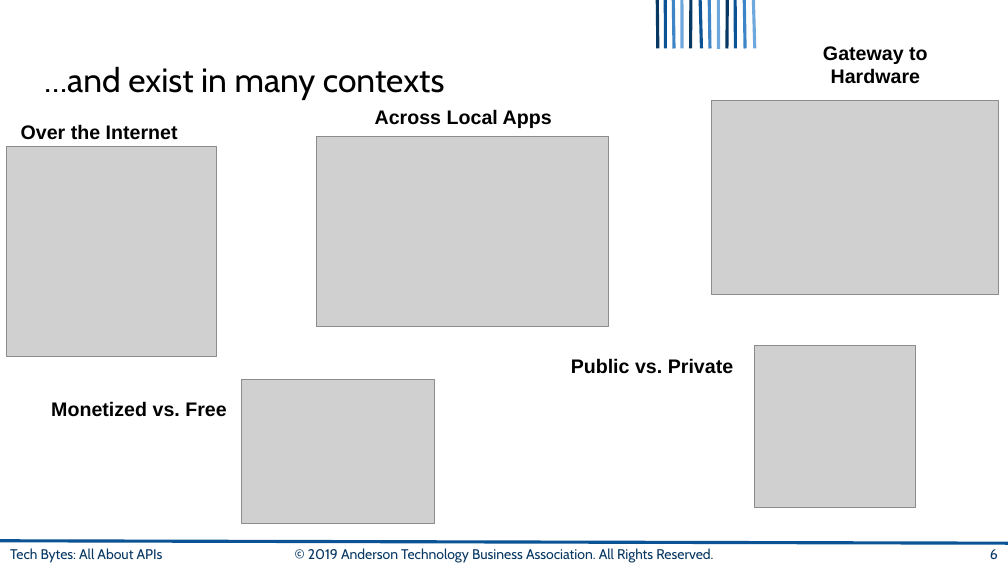
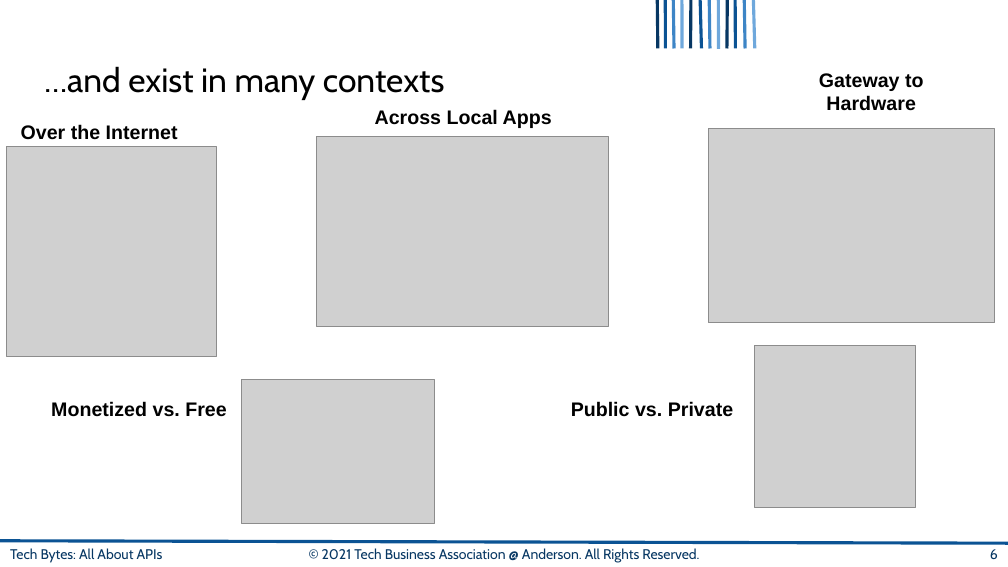
Before and after one commit to AnderTechClub/stock-market-wizard, a slide deck: slide 6 of intro-to-APIs.pptx. Drawn at 1008x567 pixels with LibreOffice and Linux fonts; fonts in the diff are those of the drawing; grey boxes stand for pictures; background and template pictures are left out. Boxes give left, top, right and bottom in pixels: in the first picture for what was removed or moved away, otherwise in the second. Text is boxed around its words. In the diff, an @@ line names an element or a change of style, - is before the commit and + after.

```diff
--- a/intro-to-APIs.pptx
+++ b/intro-to-APIs.pptx
@@ text "Gateway to Hardware": place and size @@
-text "Gateway to Hardware" at (823, 46, 927, 84)
+text "Gateway to Hardware" at (819, 73, 923, 111)
@@ picture: place and size @@
-picture at (712, 101, 998, 295)
+picture at (708, 129, 994, 324)
@@ text "Public vs. Private": place and size @@
-text "Public vs. Private" at (571, 358, 733, 374)
+text "Public vs. Private" at (571, 401, 733, 417)
@@ text at (322, 548, 699, 563): text changed @@
-© 2019 Anderson Technology Business Association. All Rights Reserved.
+© 2021 Tech Business Association @ Anderson. All Rights Reserved.
```
Also in this commit, not shown: 18 other slides changed, 1 slide added.
